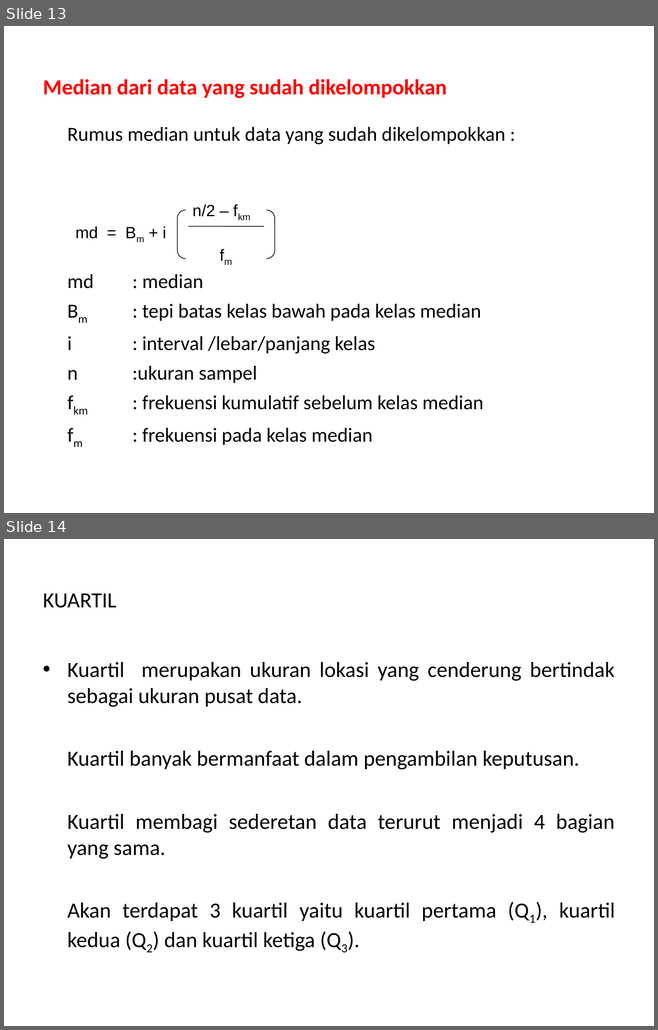
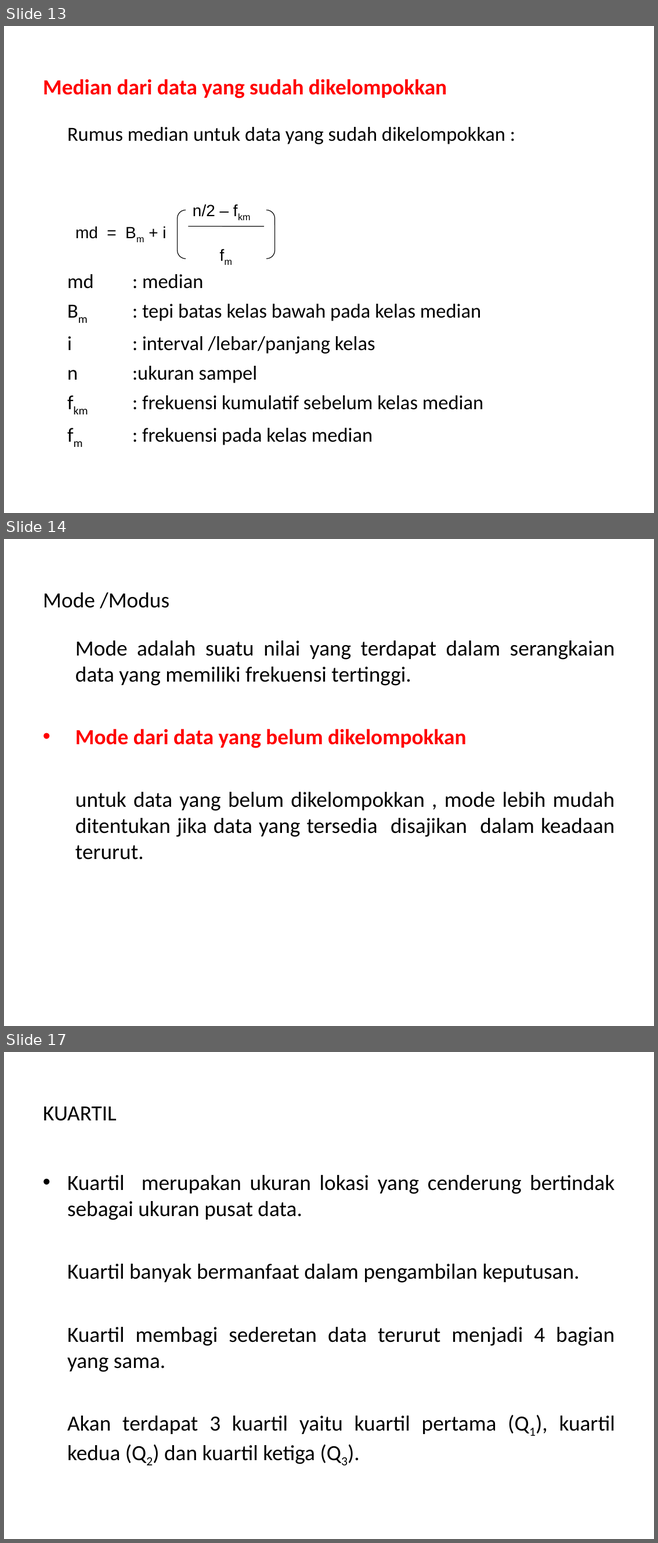
Before and after one commit to tarmidzibariq/KULIAH-SEMESTER-3, a slide deck: STATISTIKA 1/SESI- 3.ppt. Shown one above the other, each under a label of ours: slides 13 and 14 before the commit, slides 13, 14 and 17 after it; the slides between them are not shown. The pictures are 658x1030 and 658x1543 pixels, drawn with LibreOffice and Linux fonts; fonts in the diff are those of the drawing. Boxes give left, top, right and bottom in pixels: in the first picture for what was removed or moved away, otherwise in the second. Text is boxed around its words. In the diff, an @@ line names an element or a change of style, - is before the commit and + after.

```diff
--- a/STATISTIKA 1/SESI- 3.ppt
+++ b/STATISTIKA 1/SESI- 3.ppt
@@ slide 14 added at box(4, 539, 654, 1026), background #FFFFFF @@
@@ title added at box(43, 592, 169, 609), 24 pt, text #000000 @@
+Mode /Modus
@@ text added at box(75, 641, 615, 860), 24 pt, text #000000 @@
+Mode adalah suatu nilai yang terdapat dalam serangkaian data yang memiliki frekuensi tertinggi.
+• Mode dari data yang belum dikelompokkan
+untuk data yang belum dikelompokkan , mode lebih mudah ditentukan jika data yang tersedia disajikan dalam keadaan terurut.
@@ what was slide 14 is now slide 17 @@
```
Also in this commit, not shown: 3 slides changed, 5 other slides added, 4 other files.
